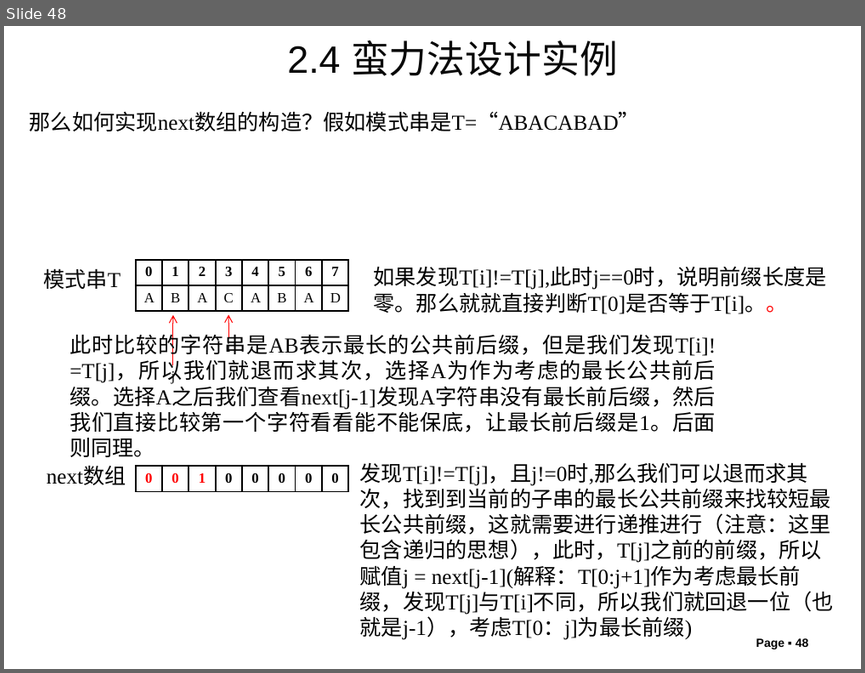
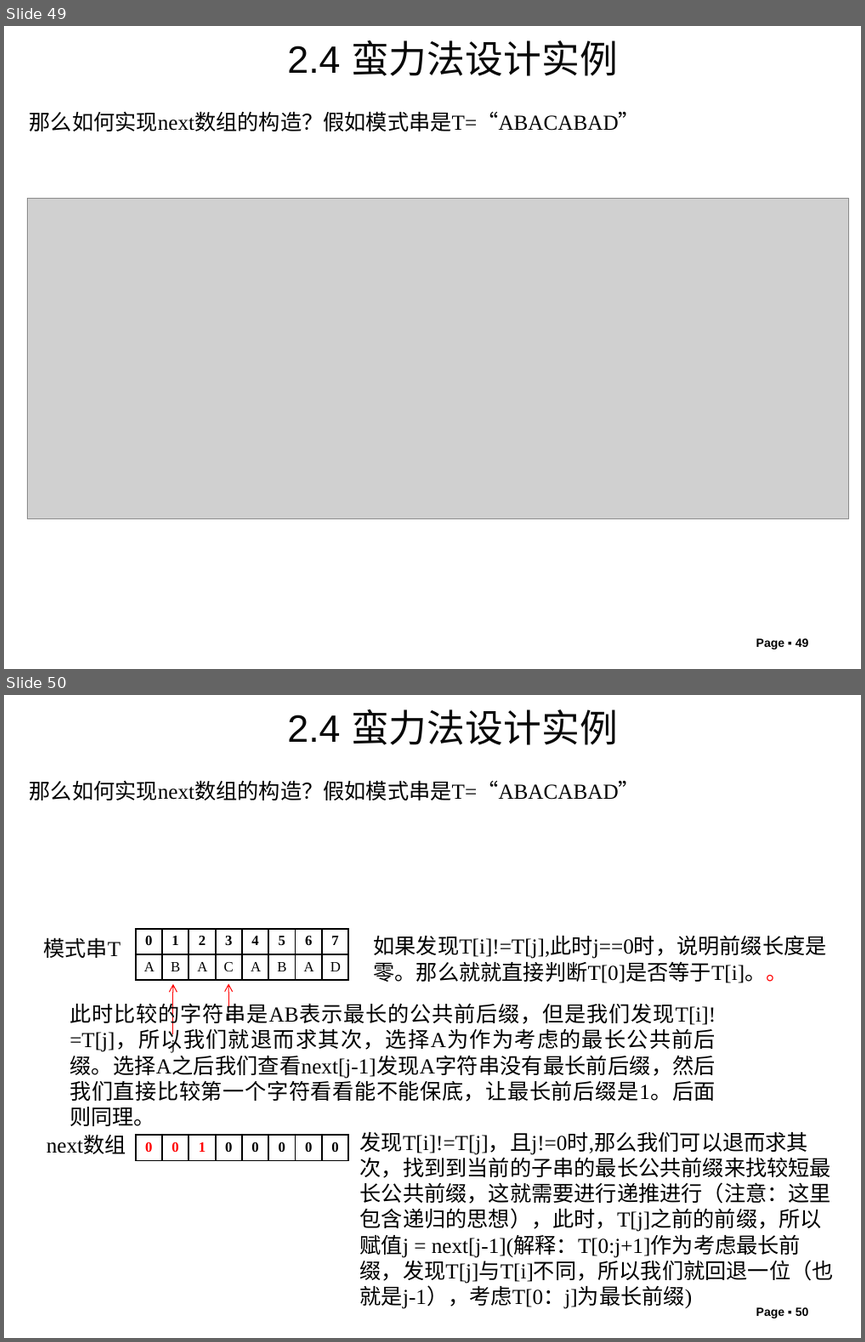
Before and after one commit to liutongling/DP, a slide deck: file/第2章 蛮力法.pptx. Shown one above the other, each under a label of ours: slide 48 before the commit, slides 49 and 50 after it. The pictures are 865x673 and 865x1342 pixels, drawn with LibreOffice and Linux fonts; fonts in the diff are those of the drawing; grey boxes stand for pictures; background and template pictures are left out. Boxes give left, top, right and bottom in pixels: in the first picture for what was removed or moved away, otherwise in the second. Text is boxed around its words. In the diff, an @@ line names an element or a change of style, - is before the commit and + after.

Commit message:
晚上第二章内容，添加模式串匹配的暴力算法

```diff
--- a/file/第2章 蛮力法.pptx
+++ b/file/第2章 蛮力法.pptx
@@ slide 49 added at (4,26,861,669), background #FFFFFF @@
@@ text added at (287,40,618,76), 32 pt, text #080808 @@
+2.4 蛮力法设计实例
@@ text added at (30,111,640,131), 18 pt, text #000000 @@
+那么如何实现next数组的构造？假如模式串是T=“ABACABAD”
@@ picture added at (28,199,849,519) @@
@@ page number added at (756,638,809,649), 10 pt, text #000000, bold @@
+Page ▪ 49
@@ what was slide 48 is now slide 50 @@
@@ page number at (756,1307,809,1318): text changed @@
-Page ▪ 48
+Page ▪ 50
```
Also in this commit, not shown: 3 slides changed, 1 other slide added, 2 other files.
